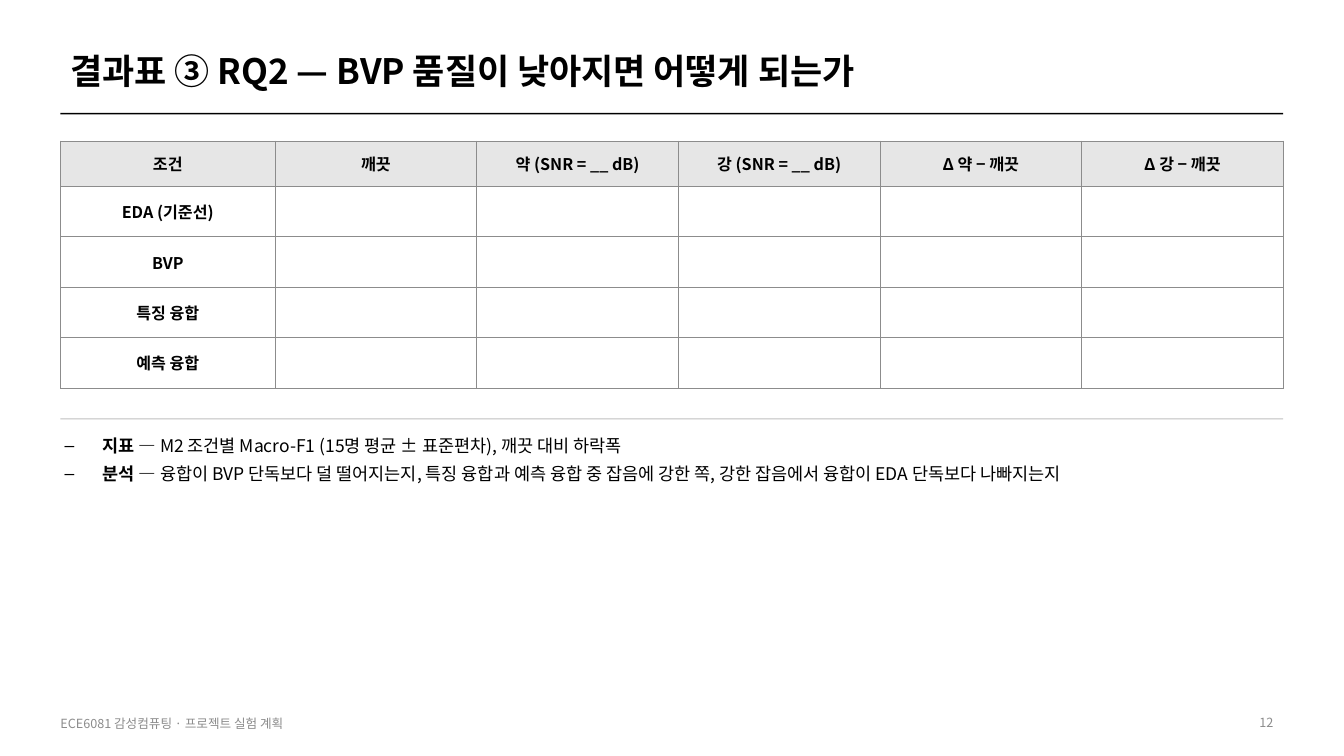
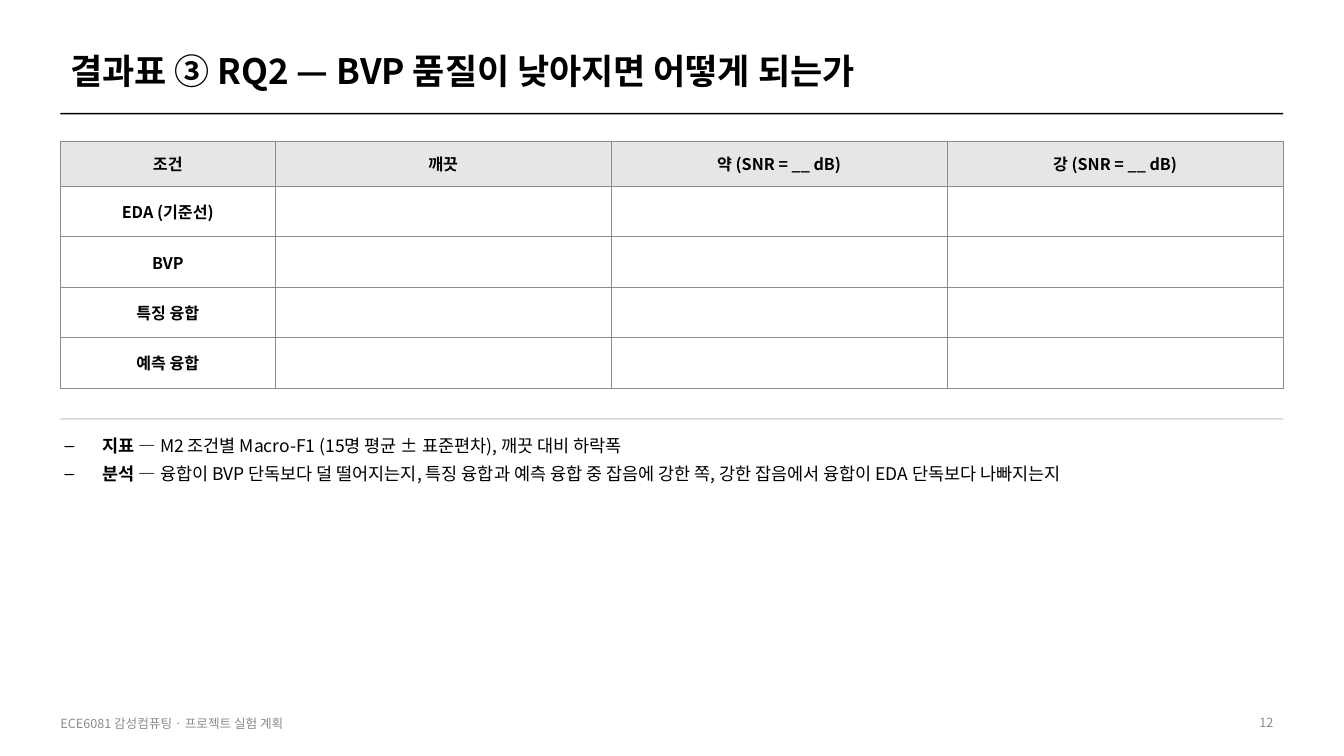
Before and after one commit to HuiJongJung/ece6081-affective-computing, a slide deck: slide 12 of docs/experiment_plan.pptx. Drawn at 1344x756 pixels with LibreOffice and Linux fonts; fonts in the diff are those of the drawing. Boxes give left, top, right and bottom in pixels: in the first picture for what was removed or moved away, otherwise in the second. Text is boxed around its words. In the diff, an @@ line names an element or a change of style, - is before the commit and + after.

Commit message:
Drop redundant delta columns from RQ2 result table

```diff
--- a/docs/experiment_plan.pptx
+++ b/docs/experiment_plan.pptx
@@ table at (60,141,1282,388) @@
-column 5: Δ 약 − 깨끗 |  |  |  | 
-column 6: Δ 강 − 깨끗 |  |  |  | 
```
Also in this commit, not shown: 1 other slide changed.
